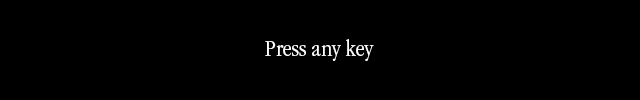
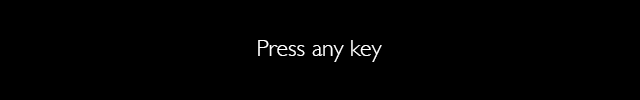
Before/after of a (640, 100) layered artwork. What changed in the layer stack:
painted on "Press any key" over [258, 39, 382, 62]
